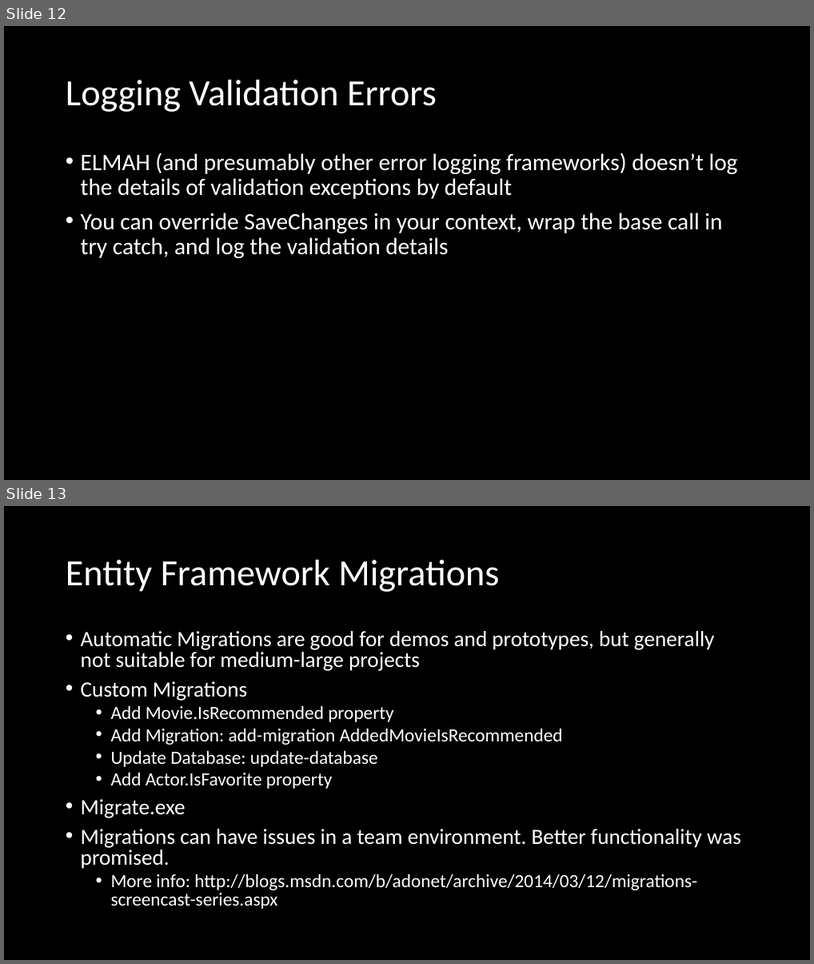
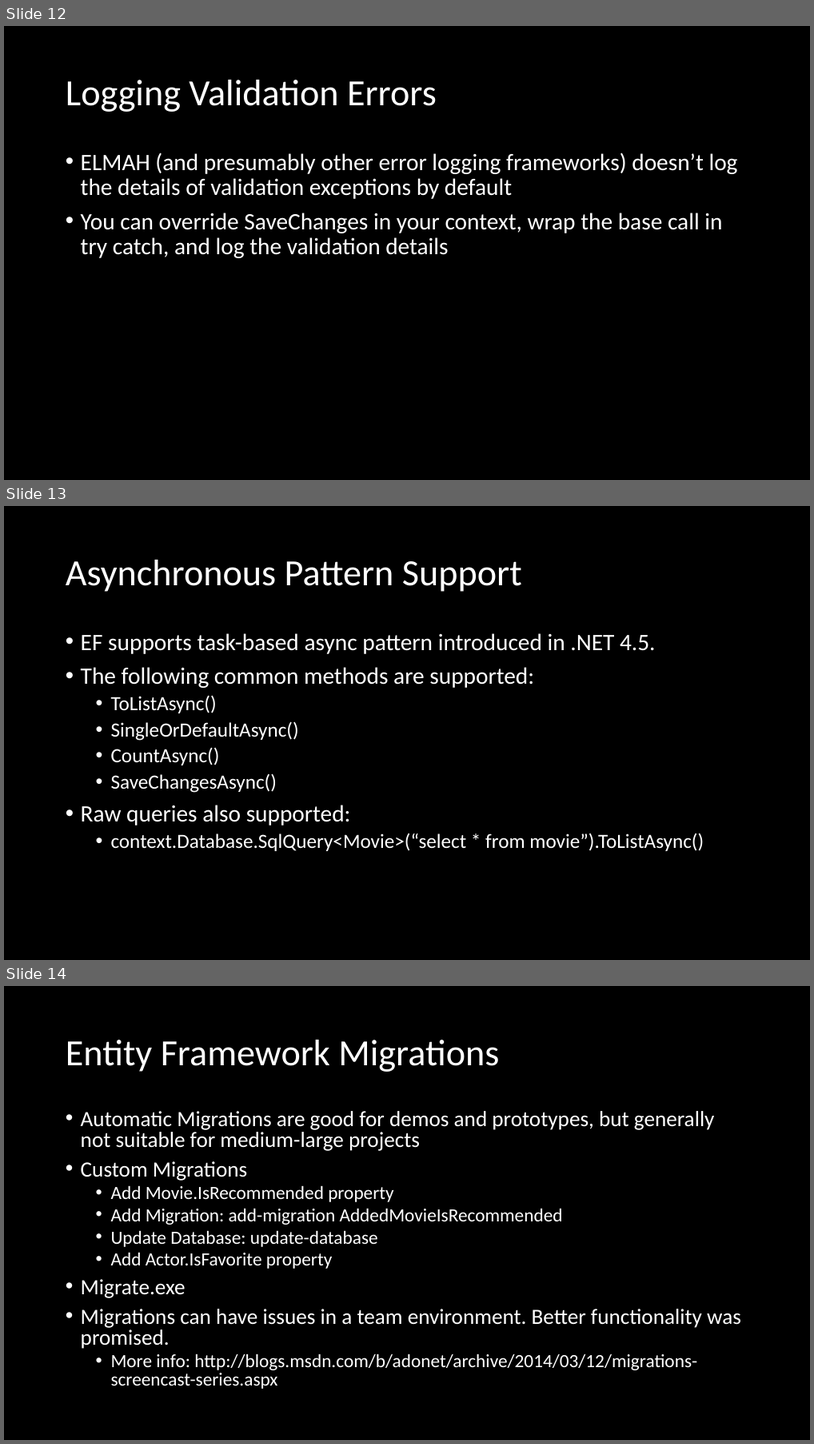
Before and after one commit to mikecole/Presentations, a slide deck: Entity Framework Extra Mile/IADNUG 20150306/EF Extra Mile.pptx. Shown one above the other, each under a label of ours: slides 12 and 13 before the commit, slides 12, 13 and 14 after it. The pictures are 814x964 and 814x1444 pixels, drawn with LibreOffice and Linux fonts; fonts in the diff are those of the drawing. Boxes give left, top, right and bottom in pixels: in the first picture for what was removed or moved away, otherwise in the second. Text is boxed around its words. In the diff, an @@ line names an element or a change of style, - is before the commit and + after.

Commit message:
Added info about async.

```diff
--- a/Entity Framework Extra Mile/IADNUG 20150306/EF Extra Mile.pptx
+++ b/Entity Framework Extra Mile/IADNUG 20150306/EF Extra Mile.pptx
@@ slide 13 added at (x1=4, y1=506, x2=810, y2=960), background #000000 @@
@@ title added at (x1=66, y1=560, x2=522, y2=592), 44 pt, text #FFFFFF @@
+Asynchronous Pattern Support
@@ text added at (x1=81, y1=633, x2=704, y2=851), 24 pt, text #FFFFFF @@
+• EF supports task-based async pattern introduced in .NET 4.5.
+• The following common methods are supported:
+  • ToListAsync()
+  • SingleOrDefaultAsync()
+  • CountAsync()
+  • SaveChangesAsync()
+• Raw queries also supported:
+  • context.Database.SqlQuery<Movie>(“select * from movie”).ToListAsync()
@@ what was slide 13 is now slide 14 @@
```
